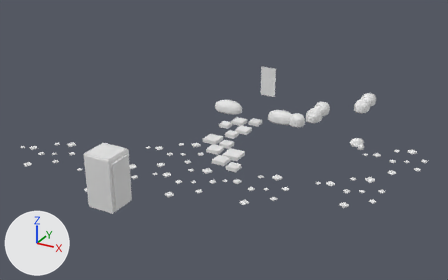
The glTF model src/assets/models/gltf/scenes/dome/decoration.glb, before and after one commit.
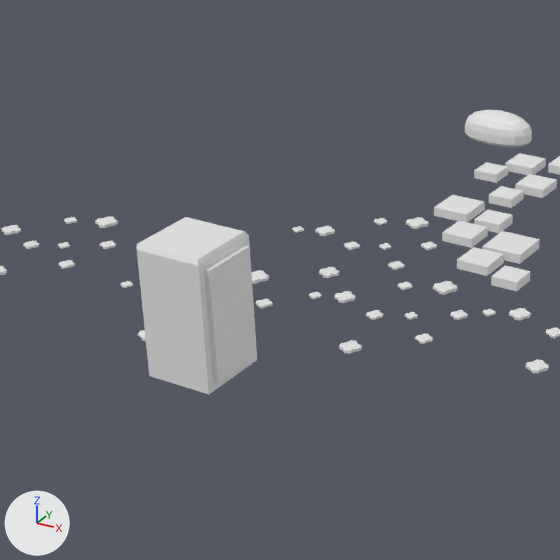
Each version appears first whole from a camera (50 mm lens) standing at (16.69, -39.68, 16.32) and looking at (0.31, -9.9, 1.43), and next in a close-up on the part from 6% to 57% of the width and 20% to 100% of the height. Every picture has the same lights, and +X, +Y and +Z are marked at lower left. Where no turn or scale is listed for an object, it has been applied to the vertices. Vertices at the same position are counted once.

The older version as bpy lines, for what is in view:
```python
me_cube_134 = bpy.data.meshes.new('Cube.134')
me_cube_134.from_pydata(...)  # 3084 vertices, 5822 faces; spans x -8.6..12.8, y -0.8..20.3, z -1.4..1.5
ob_decoration = bpy.data.objects.new('Decoration', me_cube_134)
ob_decoration.location = (-1.26, -18.78, 2.52)
```
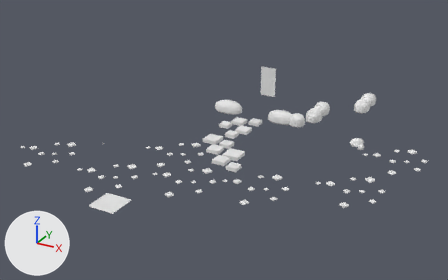
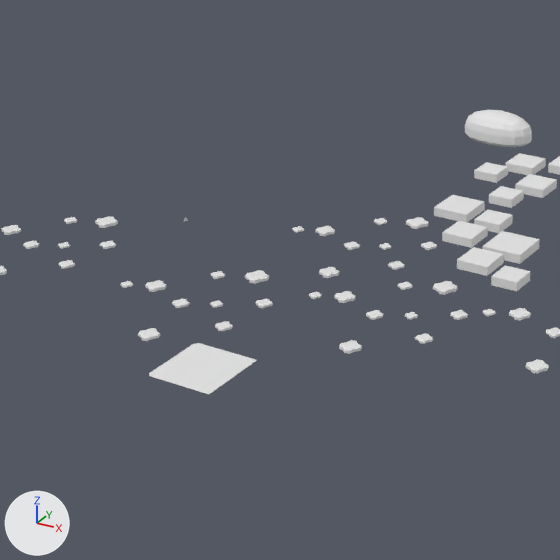
The change in detail:
me_cube_134 is used by ob_decoration; location (-1.26, -18.78, 2.52).
me_cube_134 had 3084 vertices, 5822 faces and spanned x -8.6..12.8, y -0.8..20.3, z -1.4..1.5.
me_cube_134 now has 3067 vertices, 5779 faces and spans x -8.6..12.8, y -0.8..20.3, z -1.4..1.5.
Part 1, on me_cube_134:
17 vertices are removed from x -0.8..0.9, y -0.8..0.8, z -1.2..1.4.
44 faces are deleted.
1 new face joins them.

Where the change shows, as pixel boxes [x1, y1, x2, y2] in the close-ups (560 x 560 px):
part 1 of me_cube_134, cut back
    before: [136, 217, 257, 394]
    after: [183, 217, 189, 221]
